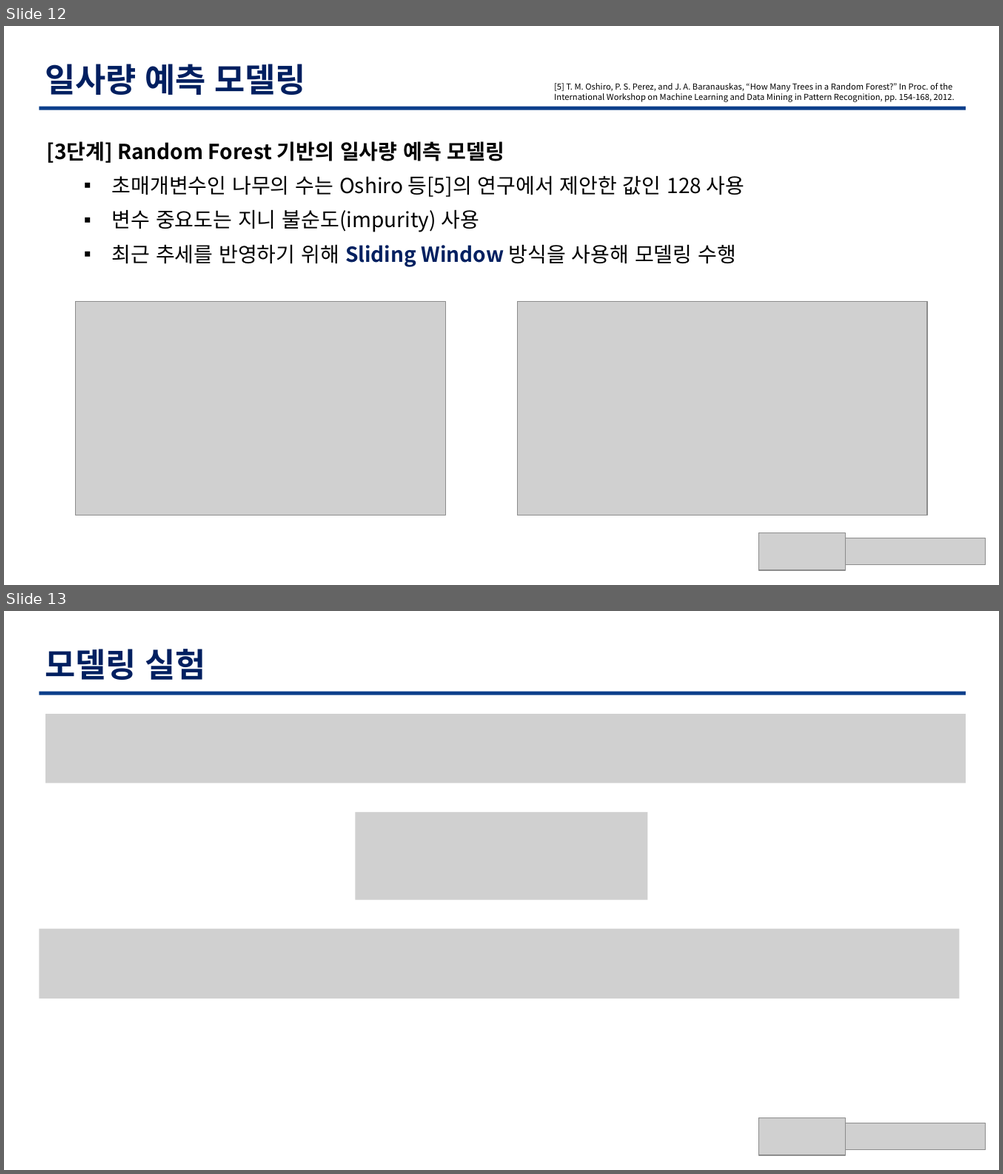
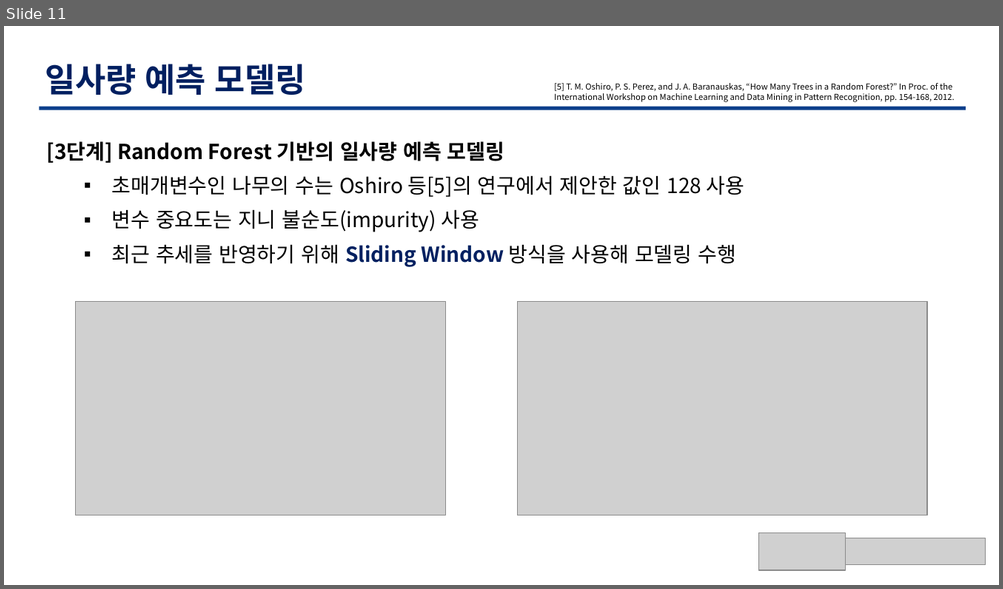
Before and after one commit to TaegyuHan/Solar_radiation_prediction_model, a slide deck: KICS_PT/[KICS] 모델 poster.pptx. Shown one above the other, each under a label of ours: slides 12 and 13 before the commit, slide 11 after it. The pictures are 1003x1174 and 1003x589 pixels, drawn with LibreOffice and Linux fonts; fonts in the diff are those of the drawing; grey boxes stand for pictures. Boxes give left, top, right and bottom in pixels: in the first picture for what was removed or moved away, otherwise in the second. Text is boxed around its words. In the diff, an @@ line names an element or a change of style, - is before the commit and + after.

Commit message:
모델 최종

```diff
--- a/KICS_PT/[KICS] 모델 poster.pptx
+++ b/KICS_PT/[KICS] 모델 poster.pptx
@@ slide 13 removed at box(4, 611, 999, 1170), background #FFFFFF @@
@@ text removed at box(45, 649, 206, 680) @@
-모델링 실험
@@ freeform shape removed at box(39, 692, 966, 695) @@
@@ picture removed at box(45, 714, 966, 783) @@
@@ picture removed at box(356, 812, 648, 900) @@
@@ picture removed at box(39, 929, 959, 999) @@
@@ picture removed at box(759, 1119, 845, 1156) @@
@@ picture removed at box(845, 1124, 985, 1150) @@
@@ what was slide 12 is now slide 11 @@
```
Also in this commit, not shown: 6 slides changed, 1 slide added, 2 other slides removed.
